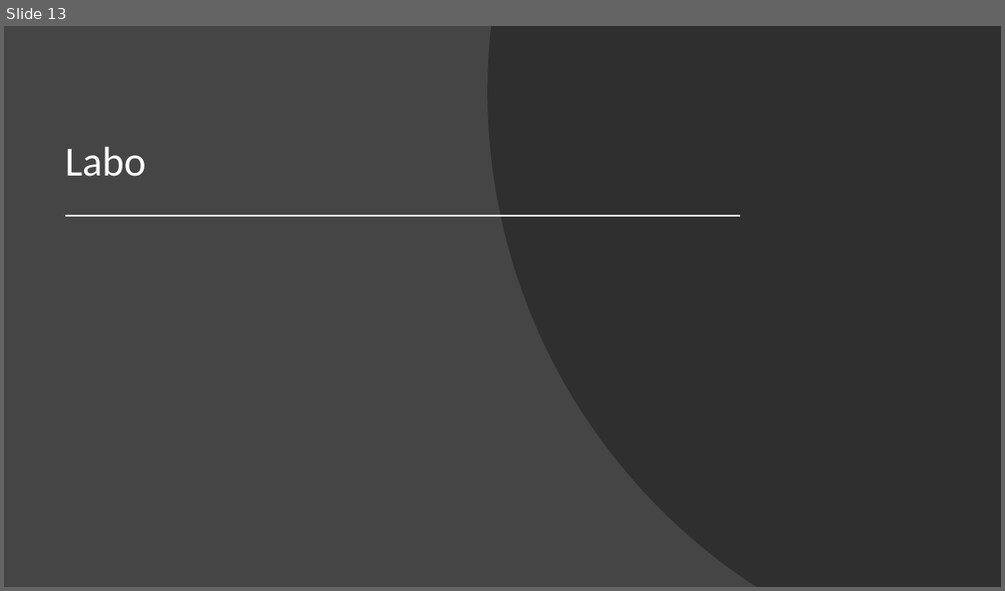
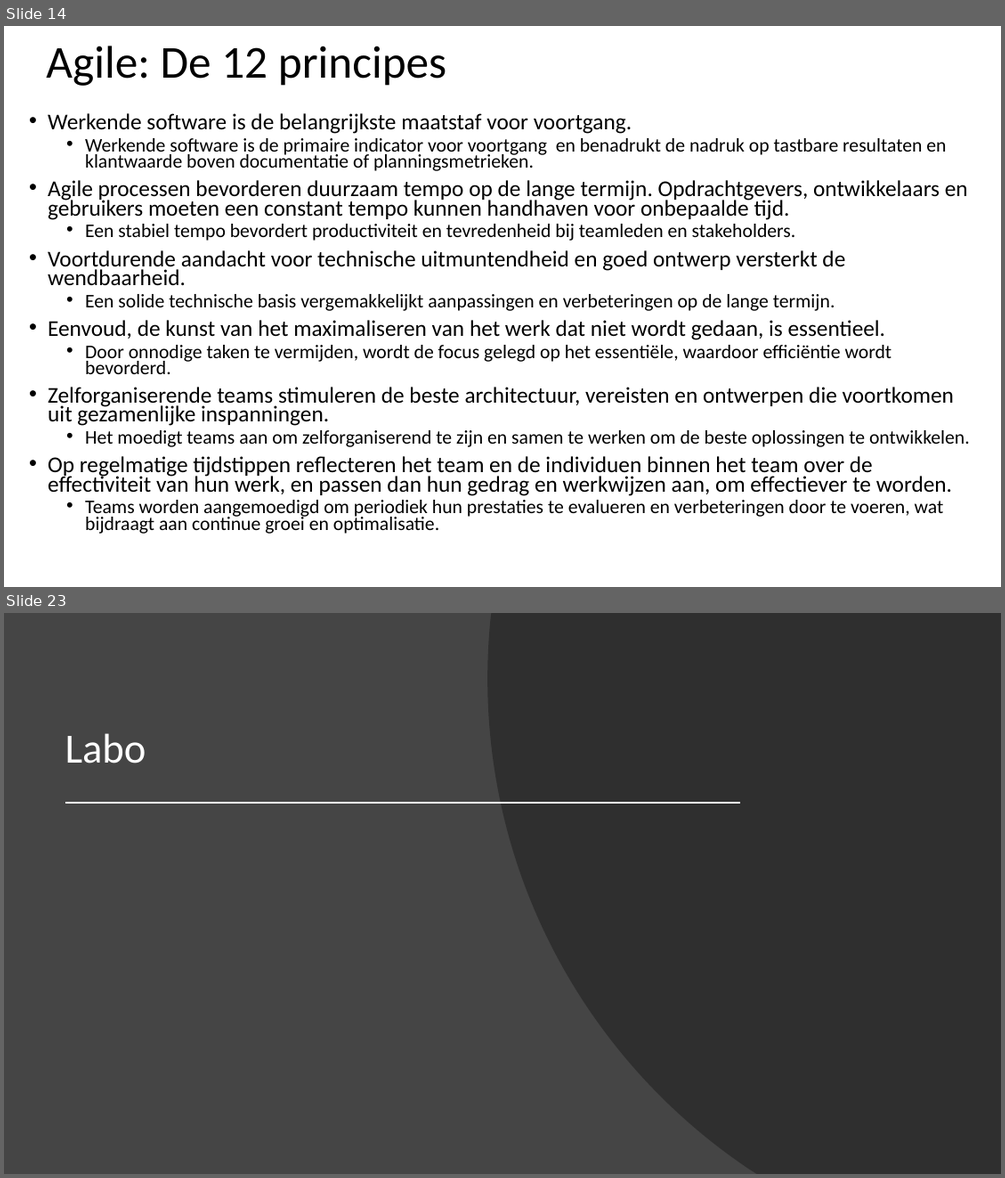
Before and after one commit to Fleximinded/BasicCSharp, a slide deck: Powerpoints/Projectmanagement.pptx. Shown one above the other, each under a label of ours: slide 13 before the commit, slides 14 and 23 after it; the slides between them are not shown. The pictures are 1005x591 and 1005x1178 pixels, drawn with LibreOffice and Linux fonts; fonts in the diff are those of the drawing. Boxes give left, top, right and bottom in pixels: in the first picture for what was removed or moved away, otherwise in the second. Text is boxed around its words. In the diff, an @@ line names an element or a change of style, - is before the commit and + after.

```diff
--- a/Powerpoints/Projectmanagement.pptx
+++ b/Powerpoints/Projectmanagement.pptx
@@ slide 14 added at bbox=[4, 26, 1001, 587], background #FFFFFF @@
@@ title added at bbox=[46, 46, 446, 86], 44 pt, text #000000 @@
+Agile: De 12 principes
@@ text added at bbox=[48, 113, 970, 533], 21.7 pt, text #000000 @@
+• Werkende software is de belangrijkste maatstaf voor voortgang.
+  • Werkende software is de primaire indicator voor voortgang en benadrukt de nadruk op tastbare resultaten en klantwaarde boven documentatie of planningsmetrieken.
+• Agile processen bevorderen duurzaam tempo op de lange termijn. Opdrachtgevers, ontwikkelaars en gebruikers moeten een constant tempo kunnen handhaven voor onbepaalde tijd.
+  • Een stabiel tempo bevordert productiviteit en tevredenheid bij teamleden en stakeholders.
+• Voortdurende aandacht voor technische uitmuntendheid en goed ontwerp versterkt de wendbaarheid.
+  • Een solide technische basis vergemakkelijkt aanpassingen en verbeteringen op de lange termijn.
+• Eenvoud, de kunst van het maximaliseren van het werk dat niet wordt gedaan, is essentieel.
+  • Door onnodige taken te vermijden, wordt de focus gelegd op het essentiële, waardoor efficiëntie wordt bevorderd.
+• Zelforganiserende teams stimuleren de beste architectuur, vereisten en ontwerpen die voortkomen uit gezamenlijke inspanningen.
+  • Het moedigt teams aan om zelforganiserend te zijn en samen te werken om de beste oplossingen te ontwikkelen.
+• Op regelmatige tijdstippen reflecteren het team en de individuen binnen het team over de effectiviteit van hun werk, en passen dan hun gedrag en werkwijzen aan, om effectiever te worden.
+  • Teams worden aangemoedigd om periodiek hun prestaties te evalueren en verbeteringen door te voeren, wat bijdraagt aan continue groei en optimalisatie.
@@ what was slide 13 is now slide 23 @@
```
Also in this commit, not shown: 11 other slides added, 2 slides removed, 10 other files.
